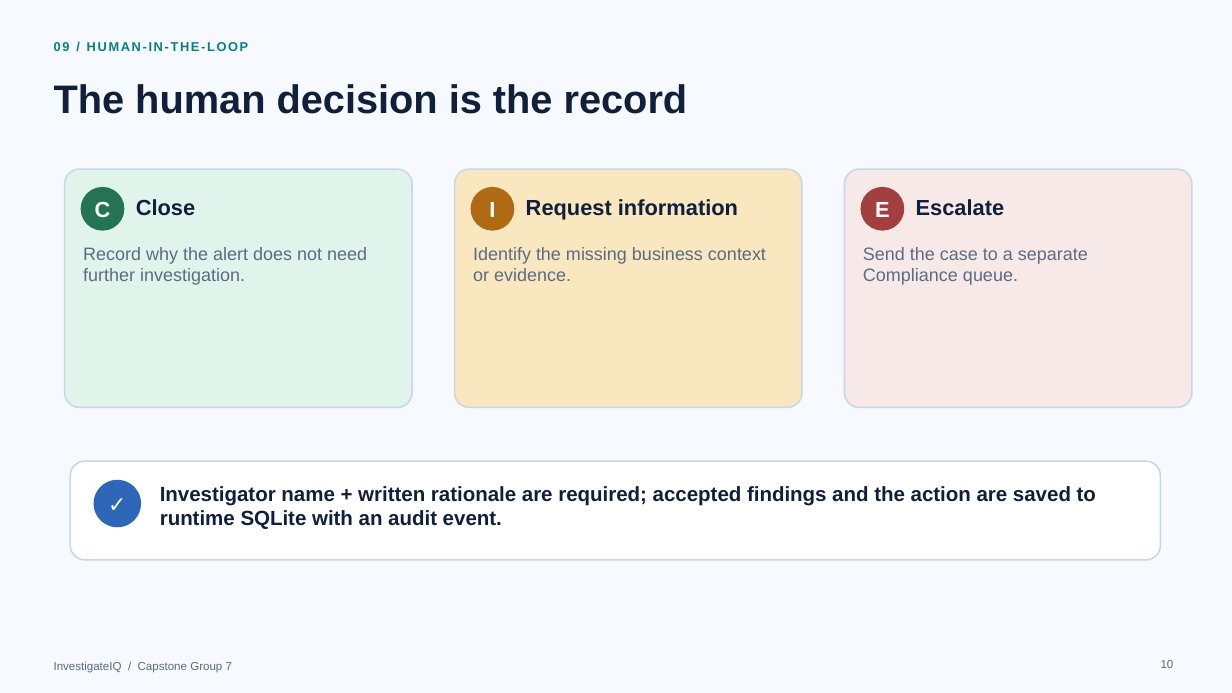
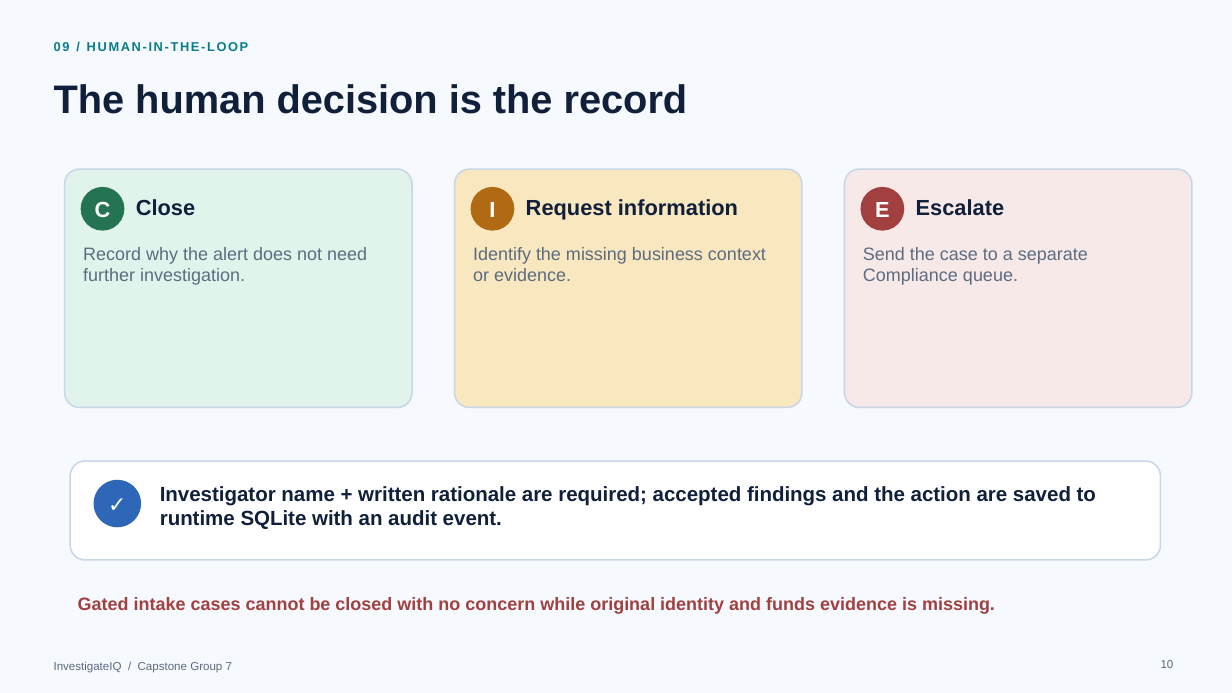
Before and after one commit to swetadminc/CapstoneProject, a slide deck: slide 10 of Product Docs/InvestigateIQ_Technical_Flow.pptx. Drawn at 1232x693 pixels with LibreOffice and Linux fonts; fonts in the diff are those of the drawing. Boxes give left, top, right and bottom in pixels: in the first picture for what was removed or moved away, otherwise in the second. Text is boxed around its words. In the diff, an @@ line names an element or a change of style, - is before the commit and + after.

Commit message:
Add fictional intake evidence and calculated investigation workflow

```diff
--- a/Product Docs/InvestigateIQ_Technical_Flow.pptx
+++ b/Product Docs/InvestigateIQ_Technical_Flow.pptx
@@ text added at (x1=78, y1=597, x2=995, y2=614), 14 pt, text #A24040, bold @@
+Gated intake cases cannot be closed with no concern while original identity and funds evidence is missing.
```
Also in this commit, not shown: 9 other slides changed, 23 other files.
